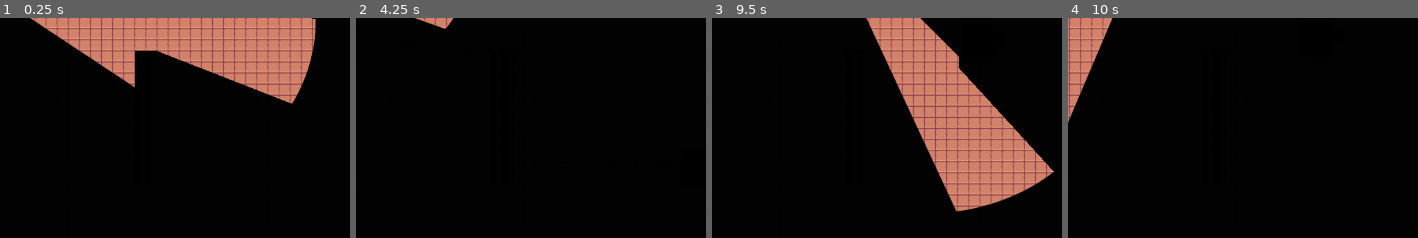
Above: before the commit, frames 1-4 (left to right).
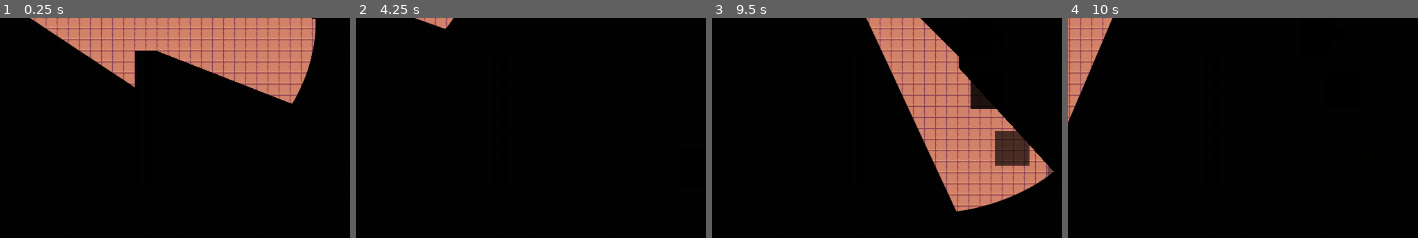
Above: after the commit, the same moments.

Repository: Zack-Calderwood/GAME-OFF-2024
Game: Godot game, scene res://Scenes/game.tscn
Two runs of this game, one before a commit and one after it. Both use one fixed random seed, a clock stepped at 60 frames per second and the inputs below. Before the commit the project starts from res://game.tscn.
Inputs (mouse positions are % of the whole screen's width and height, from its top left):
- Up to frame 1 (0.25 s): no input
- Up to frame 2 (4.25 s): tap Enter at 0.5 s; move the mouse to (51, 71) at 0.52 s; hold Up (ui_up) 0.53-2.03 s; move the mouse to (91, 66) at 1.27 s; tap Space at 2 s; move the mouse to (23, 36) at 2.02 s; hold Left (ui_left) 2.03-3.53 s; move the mouse to (63, 51) at 2.77 s; move the mouse to (40, 25) at 3.52 s; hold Down (ui_down) from 3.53 s (still down)
- Up to frame 3 (9.5 s): move the mouse to (82, 46) at 4.27 s; release Down (ui_down) at 4.28 s; hold Right (ui_right) 4.28-5.03 s; move the mouse to (34, 56) at 5.02 s; hold Up (ui_up) 5.03-5.78 s; move the mouse to (68, 29) at 5.77 s; hold Right (ui_right) 5.78-8.03 s; move the mouse to (51, 71) at 6.52 s; move the mouse to (91, 66) at 7.27 s; move the mouse to (23, 36) at 8.02 s; hold Down (ui_down) 8.03-8.78 s; move the mouse to (63, 51) at 8.77 s; hold Left (ui_left) from 8.78 s (still down)
- Up to frame 4 (10 s): move the mouse to (40, 25) at 9.52 s; release Left (ui_left) at 9.53 s; hold Up (ui_up) from 9.53 s (still down)
The pictures show only the part of the screen within x 31-81%, y 49-98%; the shares and areas given below are measured in that part.

Frames 1-2 are identical in both runs. In frame 3, 2.0% of the frame differs, in the area x 73-98%, y 28-72%; in frame 4, less than 0.1%.

Commit message:
Added FootSteps
added foot steps that fade over time

Diff:
--- /dev/null
+++ b/game-off-2024/Scenes/enemy.tscn
@@ -0,0 +1,37 @@
+[gd_scene load_steps=5 format=3 uid="uid://bwv6x1dinc7oc"]
+
+[ext_resource type="Texture2D" uid="uid://uj57pmkcd16p" path="res://Assets/player.png" id="1_kc6fy"]
+[ext_resource type="Script" path="res://Scripts/enemy.gd" id="1_sopi6"]
+
+[sub_resource type="CircleShape2D" id="CircleShape2D_ixssr"]
+radius = 8.0
+
+[sub_resource type="OccluderPolygon2D" id="OccluderPolygon2D_e3rvq"]
+polygon = PackedVector2Array(-6.4, -8, 6.4, -8, 6.4, 8, -6.4, 8)
+
+[node name="Enemy" type="CharacterBody2D"]
+scale = Vector2(5, 5)
+collision_layer = 2
+collision_mask = 3
+motion_mode = 1
+wall_min_slide_angle = 0.0
+script = ExtResource("1_sopi6")
+
+[node name="Sprite2D" type="Sprite2D" parent="."]
+texture = ExtResource("1_kc6fy")
+
+[node name="CollisionShape2D" type="CollisionShape2D" parent="."]
+shape = SubResource("CircleShape2D_ixssr")
+
+[node name="NavigationAgent2D" type="NavigationAgent2D" parent="."]
+debug_enabled = true
+debug_path_custom_color = Color(0.876395, 0.155007, 0, 1)
+
+[node name="Timer" type="Timer" parent="."]
+wait_time = 0.5
+autostart = true
+
+[node name="LightOccluder2D" type="LightOccluder2D" parent="."]
+occluder = SubResource("OccluderPolygon2D_e3rvq")
+
+[connection signal="timeout" from="Timer" to="." method="_on_timer_timeout"]
--- /dev/null
+++ b/game-off-2024/Scenes/foot_step.gd
@@ -0,0 +1,22 @@
+extends Sprite2D
+
+var timer_Max = 10
+var timer = 0
+
+# Called when the node enters the scene tree for the first time.
+func _ready() -> void:
+	pass # Replace with function body.
+
+
+func _process(delta: float) -> void:
+
+	timer += delta
+
+	var alpha = clamp(1.0 - (timer / timer_Max), 0.0, 1.0)
+
+	modulate.a = alpha
+
+	"if fade_timer >= fade_duration:"
+
+
+	pass
--- /dev/null
+++ b/game-off-2024/Scenes/foot_step.tscn
@@ -0,0 +1,11 @@
+[gd_scene load_steps=3 format=3 uid="uid://cldo14d6fnlqs"]
+
+[ext_resource type="Script" path="res://Scenes/foot_step.gd" id="1_go6x6"]
+[ext_resource type="Texture2D" uid="uid://68cj3dmnvr2t" path="res://Assets/black_square.png" id="1_n3p35"]
+
+[node name="FootStep" type="Node2D"]
+
+[node name="Sprite2D" type="Sprite2D" parent="."]
+scale = Vector2(0.1, 0.1)
+texture = ExtResource("1_n3p35")
+script = ExtResource("1_go6x6")
--- a/game-off-2024/game.tscn
+++ b/game-off-2024/Scenes/game.tscn
@@ -1,10 +1,11 @@
-[gd_scene load_steps=13 format=3 uid="uid://en5hkr4v01ov"]
-
+[gd_scene load_steps=14 format=3 uid="uid://en5hkr4v01ov"]
+
+[ext_resource type="PackedScene" uid="uid://bjoq8tpr4kn53" path="res://Scenes/spawner.tscn" id="1_562c2"]
 [ext_resource type="PackedScene" uid="uid://df6drajyppg1f" path="res://Scenes/player.tscn" id="1_ftx2x"]
 [ext_resource type="Texture2D" uid="uid://b1fxx4rrcdp7c" path="res://Assets/white_square.png" id="2_h68ba"]
 [ext_resource type="PackedScene" uid="uid://6y66hehhodfs" path="res://Scenes/box.tscn" id="3_ip4g7"]
 [ext_resource type="Texture2D" uid="uid://bnepti46tt4b7" path="res://Assets/Solaria Demo Tiles.png" id="4_b575t"]
-[ext_resource type="PackedScene" uid="uid://bwv6x1dinc7oc" path="res://enemy.tscn" id="5_1h8ef"]
+[ext_resource type="PackedScene" uid="uid://bwv6x1dinc7oc" path="res://Scenes/enemy.tscn" id="5_1h8ef"]
 
 [sub_resource type="OccluderPolygon2D" id="OccluderPolygon2D_7gmdn"]
 polygon = PackedVector2Array(-8, -8, 8, -8, 8, 8, -8, 8)
@@ -408,6 +409,9 @@
 
 [node name="Game" type="Node2D"]
 
+[node name="Spawner" parent="." node_paths=PackedStringArray("enemy_node") instance=ExtResource("1_562c2")]
+enemy_node = NodePath("../Enemy")
+
 [node name="CanvasModulate" type="CanvasModulate" parent="."]
 color = Color(0.0177324, 0.0177324, 0.0177324, 1)
 
--- /dev/null
+++ b/game-off-2024/Scenes/spawner.tscn
@@ -0,0 +1,12 @@
+[gd_scene load_steps=2 format=3 uid="uid://bjoq8tpr4kn53"]
+
+[ext_resource type="Script" path="res://Scripts/spawner.gd" id="1_54cyv"]
+
+[node name="Spawner" type="Node2D"]
+script = ExtResource("1_54cyv")
+
+[node name="Timer" type="Timer" parent="."]
+wait_time = 2.0
+autostart = true
+
+[connection signal="timeout" from="Timer" to="." method="_on_timer_timeout"]
--- a/game-off-2024/enemy.gd
+++ b/game-off-2024/Scripts/enemy.gd
@@ -4,6 +4,7 @@
 
 @export var player: Node2D
 @onready var nav_agent := $NavigationAgent2D as NavigationAgent2D
+
 
 func _physics_process(delta: float) -> void:
 		var dir = to_local(nav_agent.get_next_path_position()).normalized()
--- a/game-off-2024/Scripts/player.gd
+++ b/game-off-2024/Scripts/player.gd
@@ -1,11 +1,10 @@
 extends CharacterBody2D
 
-# Movement speed (pixels per second)
 var speed = 200
 
-# Called every frame
+
 func _process(delta):
-	# Get input direction
+
 	var direction = Vector2.ZERO
 	if Input.is_action_pressed("ui_right"):
 		direction.x += 1
@@ -16,10 +15,9 @@
 	if Input.is_action_pressed("ui_up"):
 		direction.y -= 1
 
-	# Normalize direction to prevent faster diagonal movement, then apply speed
 	if direction != Vector2.ZERO:
 		direction = direction.normalized() * speed
 
-	# Use move_and_slide to handle movement and collisions
-	velocity = direction  # Set velocity based on direction and speed
+
+	velocity = direction
 	move_and_slide()
--- /dev/null
+++ b/game-off-2024/Scripts/spawner.gd
@@ -0,0 +1,21 @@
+extends Node2D
+
+var footStepNode = preload("res://Scenes/foot_step.tscn")
+
+@export var enemy_node: Node2D
+
+func spawn_node(position: Vector2):
+
+	var node_instance = footStepNode.instantiate()
+
+	node_instance.position = position
+
+	get_parent().add_child(node_instance)
+
+	print("Node spawned at position: ", position)
+
+func _on_timer_timeout() -> void:
+	spawn_node(enemy_node.global_position)
+
+
+	pass # Replace with function body.
--- a/game-off-2024/enemy.tscn
+++ /dev/null
@@ -1,38 +0,0 @@
-[gd_scene load_steps=5 format=3 uid="uid://bwv6x1dinc7oc"]
-
-[ext_resource type="Texture2D" uid="uid://uj57pmkcd16p" path="res://Assets/player.png" id="1_kc6fy"]
-[ext_resource type="Script" path="res://enemy.gd" id="1_sopi6"]
-
-[sub_resource type="CircleShape2D" id="CircleShape2D_ixssr"]
-radius = 8.0
-
-[sub_resource type="OccluderPolygon2D" id="OccluderPolygon2D_e3rvq"]
-polygon = PackedVector2Array(-6.4, -8, 6.4, -8, 6.4, 8, -6.4, 8)
-
-[node name="Enemy" type="CharacterBody2D"]
-scale = Vector2(5, 5)
-collision_layer = 2
-collision_mask = 3
-motion_mode = 1
-wall_min_slide_angle = 0.0
-script = ExtResource("1_sopi6")
-
-[node name="Sprite2D" type="Sprite2D" parent="."]
-texture = ExtResource("1_kc6fy")
-
-[node name="CollisionShape2D" type="CollisionShape2D" parent="."]
-scale = Vector2(1, 1)
-shape = SubResource("CircleShape2D_ixssr")
-
-[node name="NavigationAgent2D" type="NavigationAgent2D" parent="."]
-debug_enabled = true
-debug_path_custom_color = Color(0.876395, 0.155007, 0, 1)
-
-[node name="Timer" type="Timer" parent="."]
-wait_time = 0.5
-autostart = true
-
-[node name="LightOccluder2D" type="LightOccluder2D" parent="."]
-occluder = SubResource("OccluderPolygon2D_e3rvq")
-
-[connection signal="timeout" from="Timer" to="." method="_on_timer_timeout"]
--- a/game-off-2024/project.godot
+++ b/game-off-2024/project.godot
@@ -11,7 +11,7 @@
 [application]
 
 config/name="GAME OFF 2024"
-run/main_scene="res://game.tscn"
+run/main_scene="res://Scenes/game.tscn"
 config/features=PackedStringArray("4.3", "GL Compatibility")
 config/icon="res://icon.svg"
 
Not shown, added: game-off-2024/Scenes/eneF0DC.tmp
Not shown, added: game-off-2024/Scenes/gamBE17.tmp
